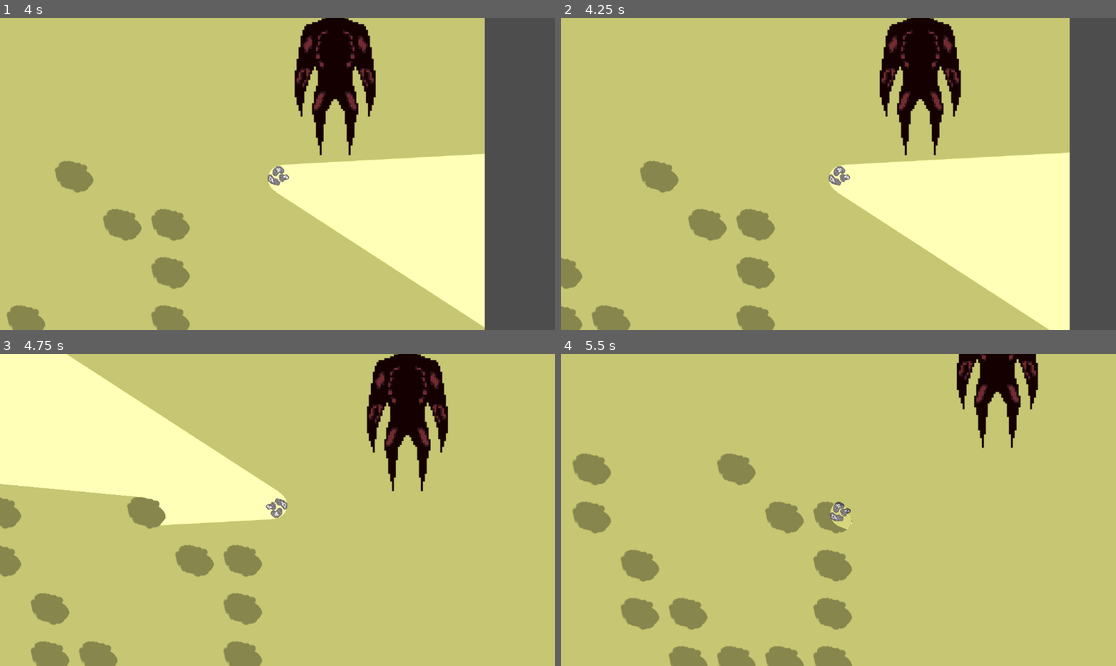
Above: before the commit, frames 1-4 (two rows, left to right).
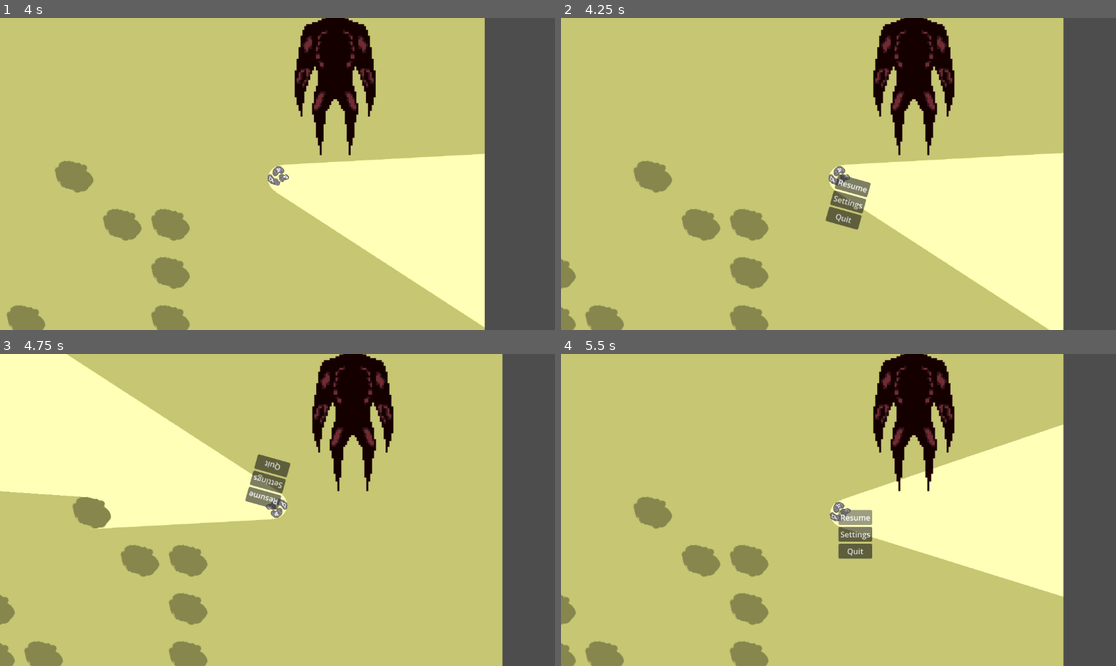
Above: after the commit, the same moments.

Repository: ChloeMayLikeCheese/GDD112-Group-Project
Game: Godot game, scene res://Scenes/backrooms_1.tscn
The game is run twice, just before and just after one commit, with the same random seed, the same clock (stepped at 60 frames per second) and the same inputs.
Inputs (mouse positions are in pixels of both pictures, inside the frame that each line leads up to):
- Up to frame 1 (4 s): tap Enter at 0.5 s; move the mouse to (399, 158) at 0.52 s; hold D (Right) 0.53-1.28 s; move the mouse to (166, 189) at 1.27 s; hold S (Down) 1.28-2.03 s; move the mouse to (333, 105) at 2.02 s; hold D (Right) 2.03-2.78 s; move the mouse to (249, 236) at 2.77 s; hold W (Up) 2.78-3.53 s; move the mouse to (444, 220) at 3.52 s; hold A (Left) from 3.53 s (still down)
- Up to frame 2 (4.25 s): keep holding A (Left); tap Escape (Pause) at 4.15 s
- Up to frame 3 (4.75 s): keep holding A (Left); move the mouse to (111, 463) at 4.27 s
- Up to frame 4 (5.5 s): move the mouse to (866, 510) at 5.02 s; release A (Left) at 5.03 s; hold S (Down) from 5.03 s (still down)

Frame 1 is identical in both runs. In frame 2, 6.5% of the frame differs, in the area x 0-92%, y 0-100%; in frame 3, 24%; in frame 4, 38%, in the area x 0-100%, y 0-100%.
Error before the commit: Attempt to call function 'show' in base 'null instance' on a null instance. (res://Creatures/character.gd:22)

Commit message:
pAUSE mENU AS CHILD TO CHA (caps im not bothered to retype it lol)

Diff:
--- a/Scenes/backrooms_1.tscn
+++ b/Scenes/backrooms_1.tscn
@@ -1,9 +1,10 @@
-[gd_scene load_steps=10 format=3 uid="uid://c28hf7v0iarp"]
+[gd_scene load_steps=11 format=3 uid="uid://c28hf7v0iarp"]
 
 [ext_resource type="PackedScene" uid="uid://caqrfwj78qk08" path="res://Creatures/character.tscn" id="1_4j7pa"]
 [ext_resource type="Texture2D" uid="uid://b0x2uvog4fr5x" path="res://Textures/Tileset/Basetile.png" id="2_5sq33"]
 [ext_resource type="Texture2D" uid="uid://cq7tg5x5363ju" path="res://Textures/Tileset/Stain1.png" id="2_ksnc2"]
-[ext_resource type="PackedScene" path="res://Creatures/monster_1.tscn" id="3_x1jhr"]
+[ext_resource type="PackedScene" uid="uid://cmf8361jt5w0s" path="res://Creatures/monster_1.tscn" id="3_x1jhr"]
+[ext_resource type="PackedScene" uid="uid://hajuk2n703qe" path="res://Menus/pause_menu.tscn" id="4_v37ud"]
 
 [sub_resource type="PhysicsMaterial" id="PhysicsMaterial_27vep"]
 
@@ -46,6 +47,9 @@
 
 [node name="Character" parent="." instance=ExtResource("1_4j7pa")]
 
+[node name="PauseMenu" parent="Character" instance=ExtResource("4_v37ud")]
+visible = false
+
 [node name="Monsters" type="Node2D" parent="."]
 
 [node name="Monster_1" parent="Monsters" instance=ExtResource("3_x1jhr")]
Not shown: 1 places in Creatures/character.tscn that only renumber resources
